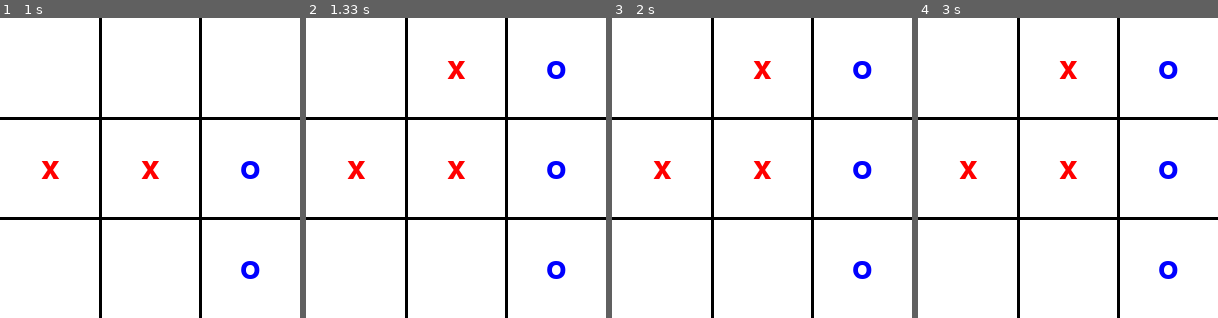
Above: before the commit, frames 1-4 (left to right).
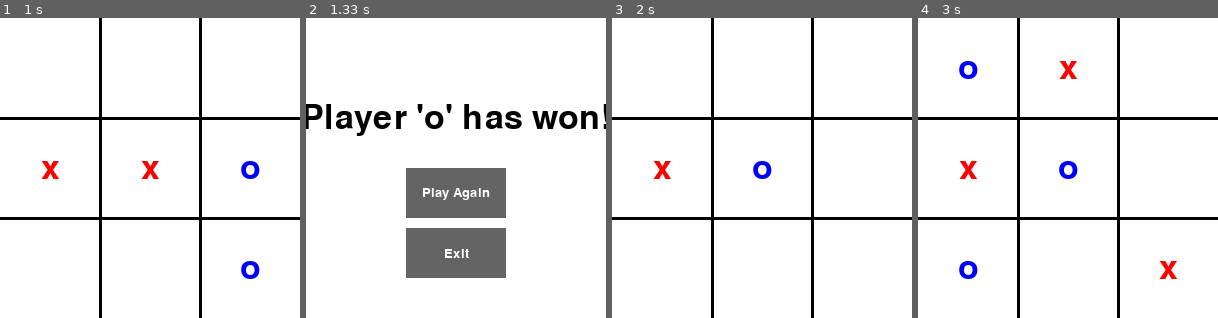
Above: after the commit, the same moments.

Repository: HamadTria/MCTS
Game: pygame game, started from tictactoe pygame.py
The game is run twice, just before and just after one commit, with the same random seed, the same clock (stepped at 60 frames per second) and the same inputs.
Inputs (mouse positions are in pixels of both pictures, inside the frame that each line leads up to):
- Up to frame 1 (1 s): click (150, 168) at 0.38 s; click (78, 171) at 0.72 s
- Up to frame 2 (1.33 s): click (501, 63) at 1.05 s
- Up to frame 3 (2 s): click (762, 192) at 1.38 s; click (654, 159) at 1.72 s
- Up to frame 4 (3 s): click (1059, 117) at 2.05 s; click (1173, 246) at 2.88 s

Frame 1 is identical in both runs. In frame 2, 18% of the frame differs, in the area x 0-100%, y 0-100%; in frame 3, 1.3%; in frame 4, 1.7%.

Commit message:
fixed bug that didn't let player O win

Diff:
--- a/tictactoe pygame.py
+++ b/tictactoe pygame.py
@@ -102,6 +102,12 @@
                     best_move = mcts.search(self, MAX_ITER)
                     try:
                         self = best_move.board
+                        if self.is_win():
+                            self.end_game_screen(screen, font, button_font, "Player '%s' has won!" % self.player_2)
+                            return
+                        elif self.is_draw():
+                            self.end_game_screen(screen, font, button_font, "Game is drawn!")
+                            return
                     except:
                         pass
 
